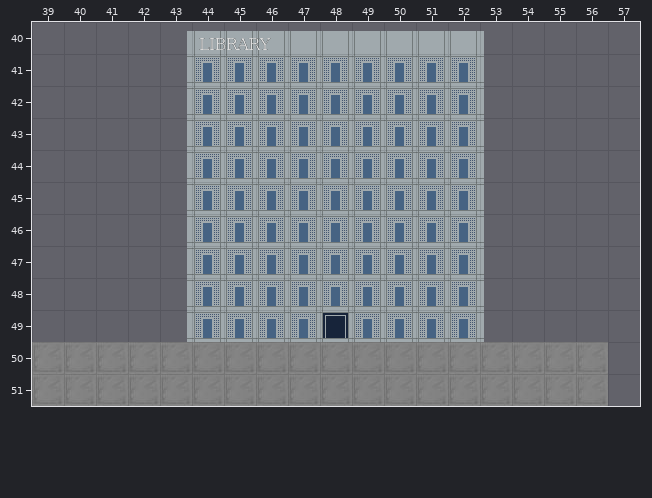
An edit to a level. Tiled map, main.tmx. That is the earlier state.
Cells are 32x32 px. Shown: x 39..57, y 40..51.
New version:
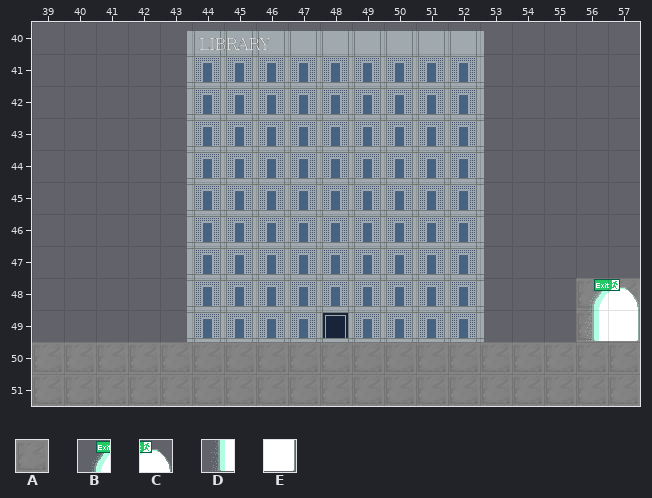
Key: from "floortileset": A 23; from "worldExit": B 0, C 1, D 2, E 3.
_ is an empty cell.
Message: Add exit to Lobby
Changes in this commit:
Layer "Floor":
Tile A is added in rows 48 to 49 at x 56 to 57; in rows 50 to 51 at x 57.
Layer "Decorations":
Tile B is added in row 48 at x 56.
Tile C is added in row 48 at x 57.
Tile D is added in row 49 at x 56.
Tile E is added in row 49 at x 57.
